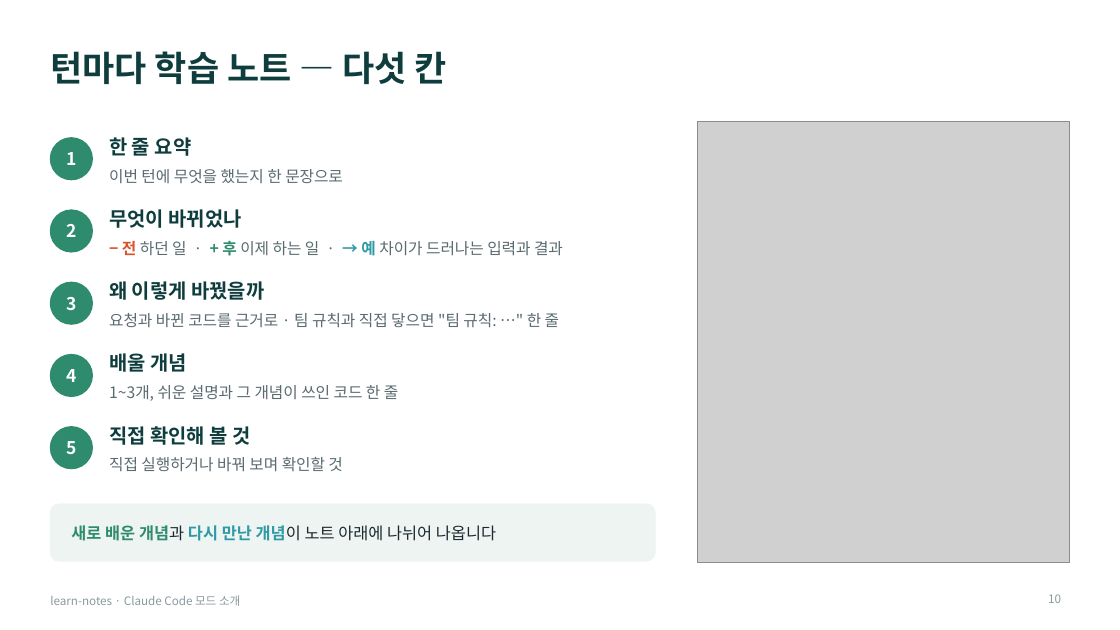
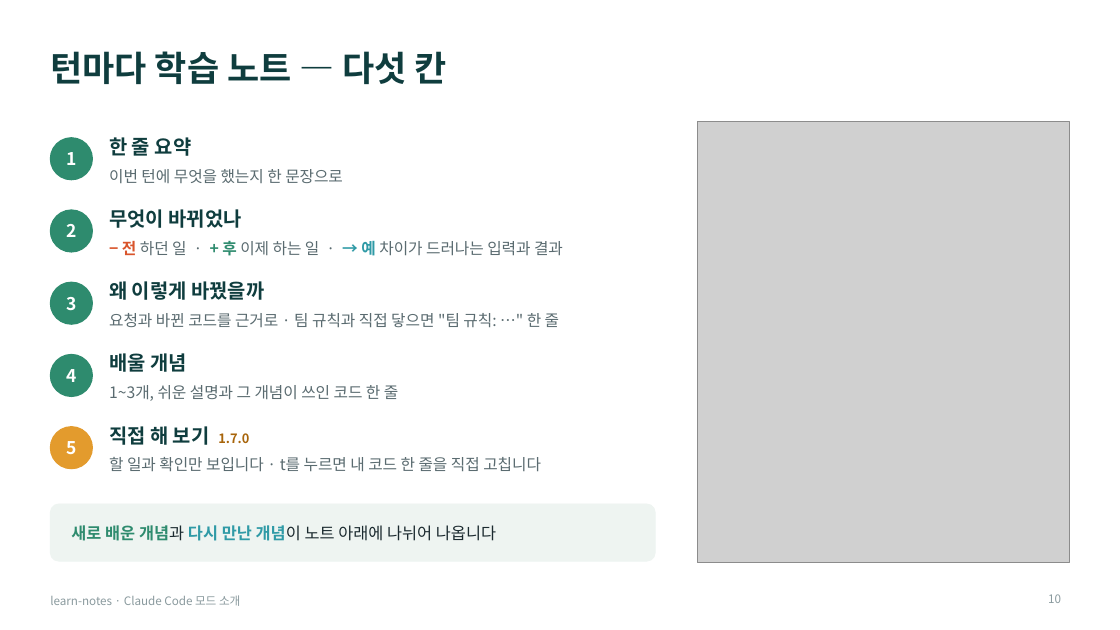
Before and after one commit to Owen-YC/learn-notes, a slide deck: slide 10 of docs/team/learn-notes-intro.pptx. Drawn at 1120x630 pixels with LibreOffice and Linux fonts; fonts in the diff are those of the drawing; grey boxes stand for pictures. Boxes give left, top, right and bottom in pixels: in the first picture for what was removed or moved away, otherwise in the second. Text is boxed around its words. In the diff, an @@ line names an element or a change of style, - is before the commit and + after.

```diff
--- a/docs/team/learn-notes-intro.pptx
+++ b/docs/team/learn-notes-intro.pptx
@@ ellipse at (x1=50, y1=427, x2=92, y2=469): fill #2E8B6E to #E39B2D; outline #2E8B6E 1 pt to #E39B2D 1 pt @@
@@ text at (x1=109, y1=426, x2=249, y2=445): text changed @@
-직접 확인해 볼 것
+직접 해 보기 1.7.0
@@ text at (x1=109, y1=457, x2=541, y2=472): text changed @@
-직접 실행하거나 바꿔 보며 확인할 것
+할 일과 확인만 보입니다 · t를 누르면 내 코드 한 줄을 직접 고칩니다
```
Also in this commit, not shown: 16 other slides changed, 4 slides added, 21 other files.
